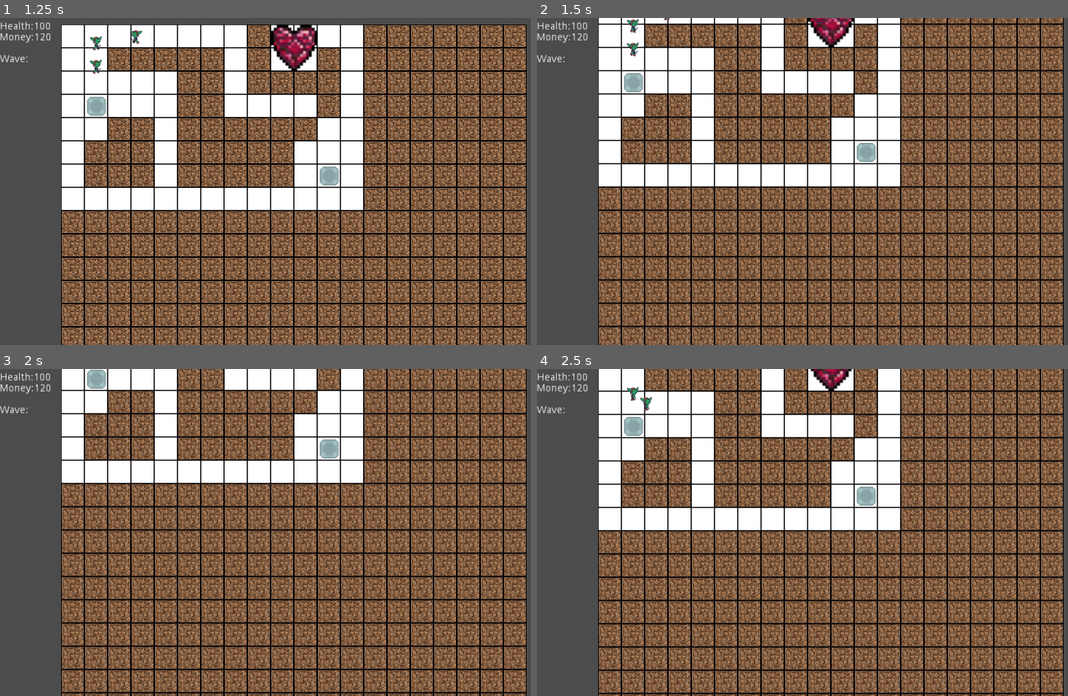
Above: before the commit, frames 1-4 (two rows, left to right).
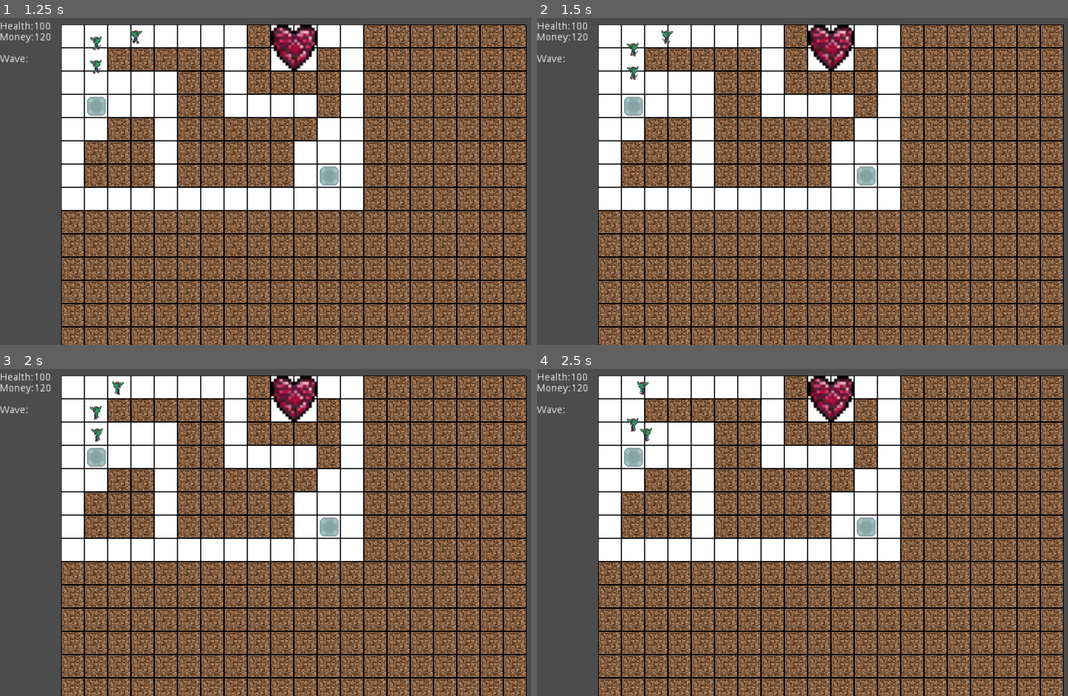
Above: after the commit, the same moments.

Repository: Mynijo/DeepMines
Game: Godot game, scene res://terrain/map.tscn
The game is run twice, just before and just after one commit, with the same random seed, the same clock (stepped at 60 frames per second) and the same inputs.
Inputs (mouse positions are in pixels of both pictures, inside the frame that each line leads up to):
- Up to frame 1 (1.25 s): move the mouse to (292, 34) at 0.52 s; click (292, 34) at 0.67 s
- Up to frame 2 (1.5 s): move the mouse to (829, 325) at 1.27 s; click (829, 325) at 1.42 s
- Up to frame 3 (2 s): no input
- Up to frame 4 (2.5 s): move the mouse to (632, 378) at 2.02 s; click (632, 378) at 2.17 s

Frame 1 is identical in both runs. In frame 2, 28% of the frame differs, in the area x 11-100%, y 0-100%; in frame 3, 59%; in frame 4, 58%.

Commit message:
Adjust stuff

Diff:
--- a/buildings/tower/Tower.gd
+++ b/buildings/tower/Tower.gd
@@ -39,14 +39,16 @@
 	#runes_attached.append(load("res://rune/RuneFollowing.tscn").instance())
 	#runes_attached.append(load("res://rune/RuneAddCharme.tscn").instance())
 	#runes_attached.append(load("res://rune/RuneAddIgnite.tscn").instance())
-	runes_attached.append(load("res://rune/RuneAddShock.tscn").instance())
+	#runes_attached.append(load("res://rune/RuneAddShock.tscn").instance())
 	runes_attached.append(load("res://rune/RuneAddSlow.tscn").instance())
 	#runes_attached.append(load("res://rune/RuneBoomerang.tscn").instance())
-	#runes_attached.append(load("res://rune/RuneChain.tscn").instance())
+	runes_attached.append(load("res://rune/RuneChain.tscn").instance())
 	#runes_attached.append(load("res://rune/RuneIncreasedAps.tscn").instance())
 	#runes_attached.append(load("res://rune/RunePierce.tscn").instance())
 	#runes_attached.append(load("res://rune/RuneIncreaseTurretDetectRadius.tscn").instance())
 	#runes_attached.append(load("res://rune/RuneWhirl.tscn").instance())
+	#runes_attached.append(load("res://rune/RuneFollowing.tscn").instance())
+	#runes_attached.append(load("res://rune/RuneTornadoShot.tscn").instance())
 	apply_runes(runes_attached)
 
 func _process(delta):
@@ -72,8 +74,9 @@
 				else:
 					pass
 	else:
-		var current_dir = Vector2(1, 0).rotated($Body.global_rotation)
-		$Body.global_rotation = current_dir.linear_interpolate(Vector2(1,0), turret_speed * delta).angle()
+		#var current_dir = Vector2(1, 0).rotated($Body.global_rotation)
+		#$Body.global_rotation = current_dir.linear_interpolate(Vector2(1,0), turret_speed * delta).angle()
+		pass
 
 func spawn(_position):
 	position = _position
--- a/effects/StatusEffectSlow.tscn
+++ b/effects/StatusEffectSlow.tscn
@@ -7,9 +7,7 @@
 [ext_resource path="res://media/effects/Slow02.png" type="Texture" id=5]
 [ext_resource path="res://media/effects/Slow03.png" type="Texture" id=6]
 
-
 [sub_resource type="SpriteFrames" id=1]
-
 animations = [ {
 "frames": [ ExtResource( 4 ), ExtResource( 5 ), ExtResource( 6 ) ],
 "loop": true,
@@ -17,8 +15,7 @@
 "speed": 3.0
 } ]
 
-[node name="StatusEffektSlow" index="0" instance=ExtResource( 1 )]
-
+[node name="StatusEffektSlow" instance=ExtResource( 1 )]
 script = ExtResource( 2 )
 duration = 5.0
 StatusEffektFreeze = ExtResource( 3 )
@@ -26,7 +23,6 @@
 freez_chance = 5.0
 
 [node name="Animation" type="AnimatedSprite" parent="." index="1"]
-
 visible = false
 frames = SubResource( 1 )
 animation = "slow"
--- a/player/player.gd
+++ b/player/player.gd
@@ -3,7 +3,7 @@
 export (int) var health = 100
 export (int) var money = 120
 
-export (int) var camera_spped = 300
+export (int) var camera_spped = 500
 
 var velocity = Vector2(0, 0)
 
@@ -32,23 +32,23 @@
 func wave_status(_status):
 	$WaveEnd.text = _status
 
-func _process(delta):
+func _physics_process(delta):
 	var new_pos = position + velocity * delta * camera_spped
 	if(new_pos.y < $Camera.limit_top or new_pos.y >  $Camera.limit_bottom):
 		return
 	position = new_pos
 
 func _on_Area2DTop_mouse_entered():
-	velocity -= Vector2(0, 1)
+	velocity = Vector2(0, -1)
 
 
 func _on_Area2DTop_mouse_exited():
-	velocity += Vector2(0, 1)
+	velocity = Vector2(0, 0)
 
 
 func _on_Area2DBottom_mouse_entered():
-	velocity += Vector2(0, 1)
+	velocity = Vector2(0, 1)
 
 
 func _on_Area2DBottom_mouse_exited():
-	velocity -= Vector2(0, 1)
+	velocity = Vector2(0, 0)
--- a/rune/RuneAddShock.tscn
+++ b/rune/RuneAddShock.tscn
@@ -4,8 +4,6 @@
 [ext_resource path="res://Rune/RuneAddShock.gd" type="Script" id=2]
 [ext_resource path="res://effects/StatusEffectShock.tscn" type="PackedScene" id=3]
 
-
-[node name="RuneAddShock" index="0" instance=ExtResource( 1 )]
-
+[node name="RuneAddShock" instance=ExtResource( 1 )]
 script = ExtResource( 2 )
 status = ExtResource( 3 )
